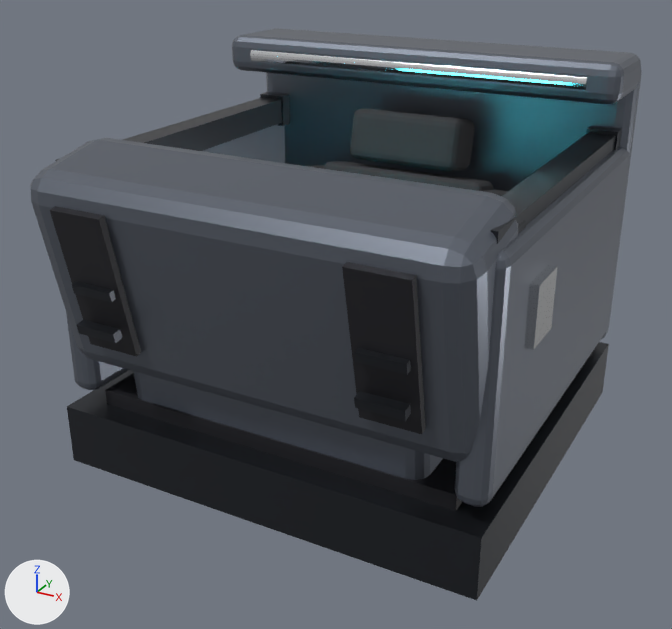
What one commit did to the glTF model assets/models/mech_cockpit_tub.glb.
Both versions are drawn from a camera (50 mm lens) standing at (0.524, -1.009, 0.505) and looking at (-0.01, -0.039, 0.02). Arrows for +X, +Y and +Z are at lower left; the lights stay in place. The older version comes first. Where no turn or scale is listed for an object, it has been applied to the vertices.

Before the edit, the objects in view are built like this:
```python
ob_armored_bulkhead = bpy.data.objects.new('Armored_Bulkhead', me_cube_100)
ob_armored_bulkhead.location = (0.0, 0.24, 0.13)
ob_canopy_rollcage_collar = bpy.data.objects.new('Canopy_Rollcage_Collar', me_cube_101)
ob_canopy_rollcage_collar.location = (0.0, 0.19, 0.31)
ob_chest_armor_plate = bpy.data.objects.new('Chest_Armor_Plate', me_cube_126)
ob_chest_armor_plate.parent = ob_slidingcarriage
ob_chest_armor_plate.location = (0.0, -0.21, 0.12)
ob_chest_armor_plate.rotation_euler = (0.209, 0.0, 0.0)  # degrees (12, 0, 0)
ob_chest_vent_l = bpy.data.objects.new('Chest_Vent_L', me_cube_127)
ob_chest_vent_l.parent = ob_slidingcarriage
ob_chest_vent_l.location = (-0.18, -0.27, 0.12)
ob_chest_vent_l.rotation_euler = (0.209, 0.0, 0.0)  # degrees (12, 0, 0)
ob_locking_latch_r = bpy.data.objects.new('Locking_Latch_R', me_cube_125)
ob_locking_latch_r.location = (0.275, -0.14, 0.13)
ob_rollcage_arch = bpy.data.objects.new('Rollcage_Arch', me_cylinder_024)
ob_rollcage_arch.location = (0.0, 0.14, 0.31)
ob_spine_mount_rib_l = bpy.data.objects.new('Spine_Mount_Rib_L', me_cube_102)
ob_spine_mount_rib_l.location = (-0.14, 0.28, 0.12)
ob_spine_mount_rib_r = bpy.data.objects.new('Spine_Mount_Rib_R', me_cube_103)
ob_spine_mount_rib_r.location = (0.14, 0.28, 0.12)
# also in view: 'Floor_Base_Plate' at (0.0, 0.0, -0.07); 'Tub_Side_Wall_L' at (-0.26, 0.0, 0.08); 'Rail_Channel_L' at (-0.25, -0.01, 0.22); 'Chest_Vent_R' at (0.18, -0.27, 0.12); 'Seat_Headrest' at (0.0, 0.16, 0.21)
```
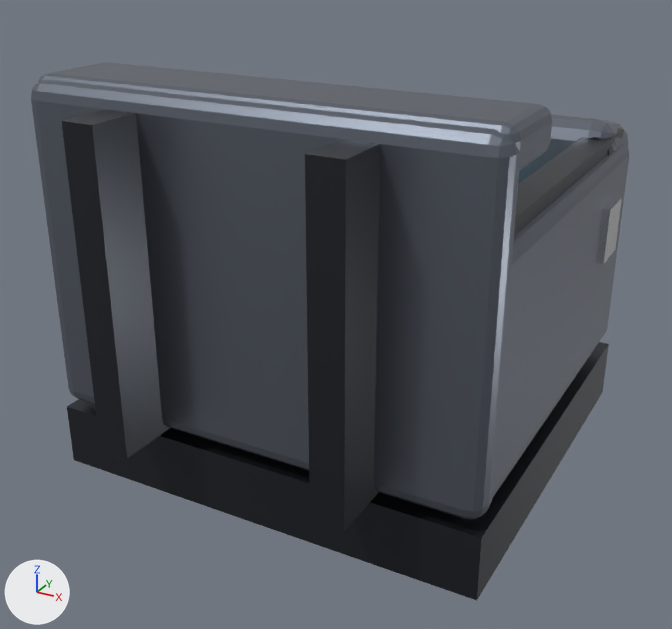
Where the change shows, as pixel boxes [x1, y1, x2, y2] in the pictures (672 x 629 px):
'Armored_Bulkhead', moved: before [266, 70, 642, 339]; after [31, 80, 520, 519]
'Chest_Armor_Plate', moved, turned: before [30, 138, 518, 462]; after [518, 114, 628, 184]
'Canopy_Rollcage_Collar', moved: before [232, 28, 641, 105]; after [38, 62, 552, 170]
'Spine_Mount_Rib_R', moved (not visible before): after [305, 139, 380, 532]
'Spine_Mount_Rib_L', moved (not visible before): after [62, 109, 170, 459]
'Rollcage_Arch', moved (not visible afterwards): before [250, 50, 587, 90]
'Locking_Latch_R', moved: before [524, 265, 558, 350]; after [596, 197, 622, 264]
'Chest_Vent_R', unchanged, covered by the edit: before [342, 262, 426, 434]
'Abdominal_Armor_Plate', unchanged, covered by the edit: before [133, 371, 443, 480]
'Floor_Base_Plate', unchanged, covered by the edit: before [105, 373, 462, 511]
'Seat_Headrest', unchanged, covered by the edit: before [350, 108, 474, 171]

The change, as a list of edits to the scene's bpy script:
```text
Change ob_armored_bulkhead:
    ob_armored_bulkhead.location: (0.0, 0.24, 0.13) -> (0.0, -0.24, 0.13)
Change ob_canopy_rollcage_collar:
    ob_canopy_rollcage_collar.location: (0.0, 0.19, 0.31) -> (0.0, -0.19, 0.31)
Change ob_rollcage_arch:
    ob_rollcage_arch.location: (0.0, 0.14, 0.31) -> (0.0, -0.14, 0.31)
Change ob_chest_armor_plate:
    ob_chest_armor_plate.location: (0.0, -0.21, 0.12) -> (0.0, 0.21, 0.12)
    ob_chest_armor_plate.rotation_euler: (0.209, 0.0, 0.0) -> (-0.209, 0.0, 0.0)  # degrees (12, 0, 0) -> degrees (-12, 0, 0)
Change ob_locking_latch_r:
    ob_locking_latch_r.location: (0.275, -0.14, 0.13) -> (0.275, 0.14, 0.13)
Change ob_spine_mount_rib_l:
    ob_spine_mount_rib_l.location: (-0.14, 0.28, 0.12) -> (-0.14, -0.28, 0.12)
Change ob_spine_mount_rib_r:
    ob_spine_mount_rib_r.location: (0.14, 0.28, 0.12) -> (0.14, -0.28, 0.12)
```
